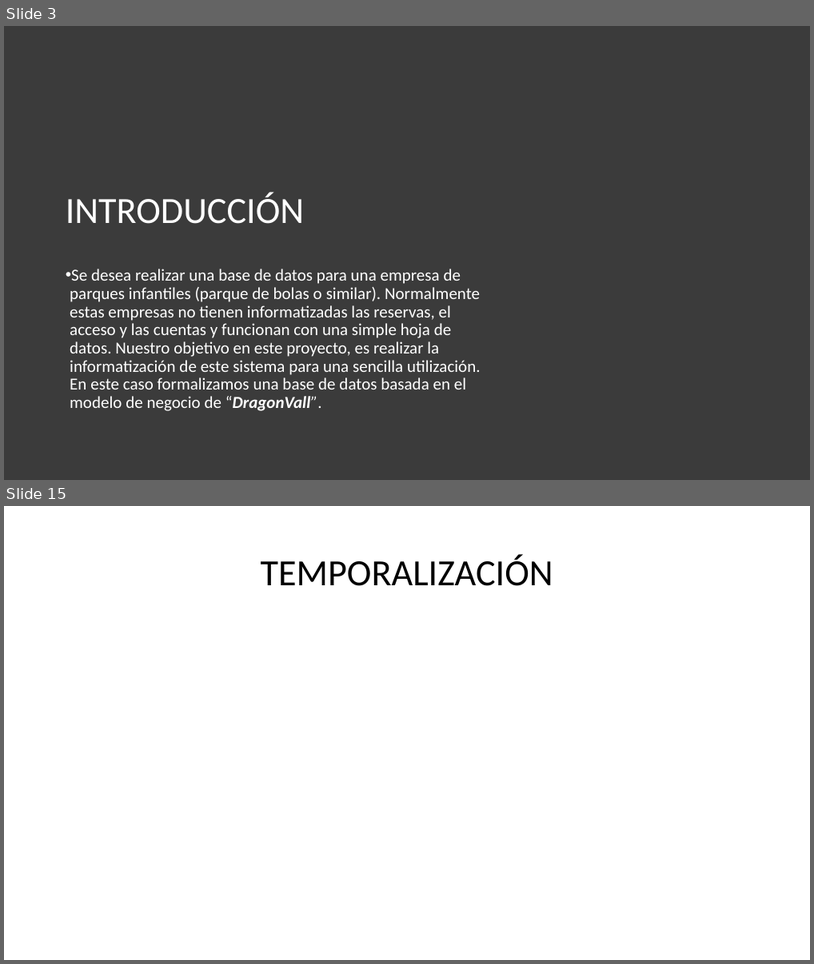
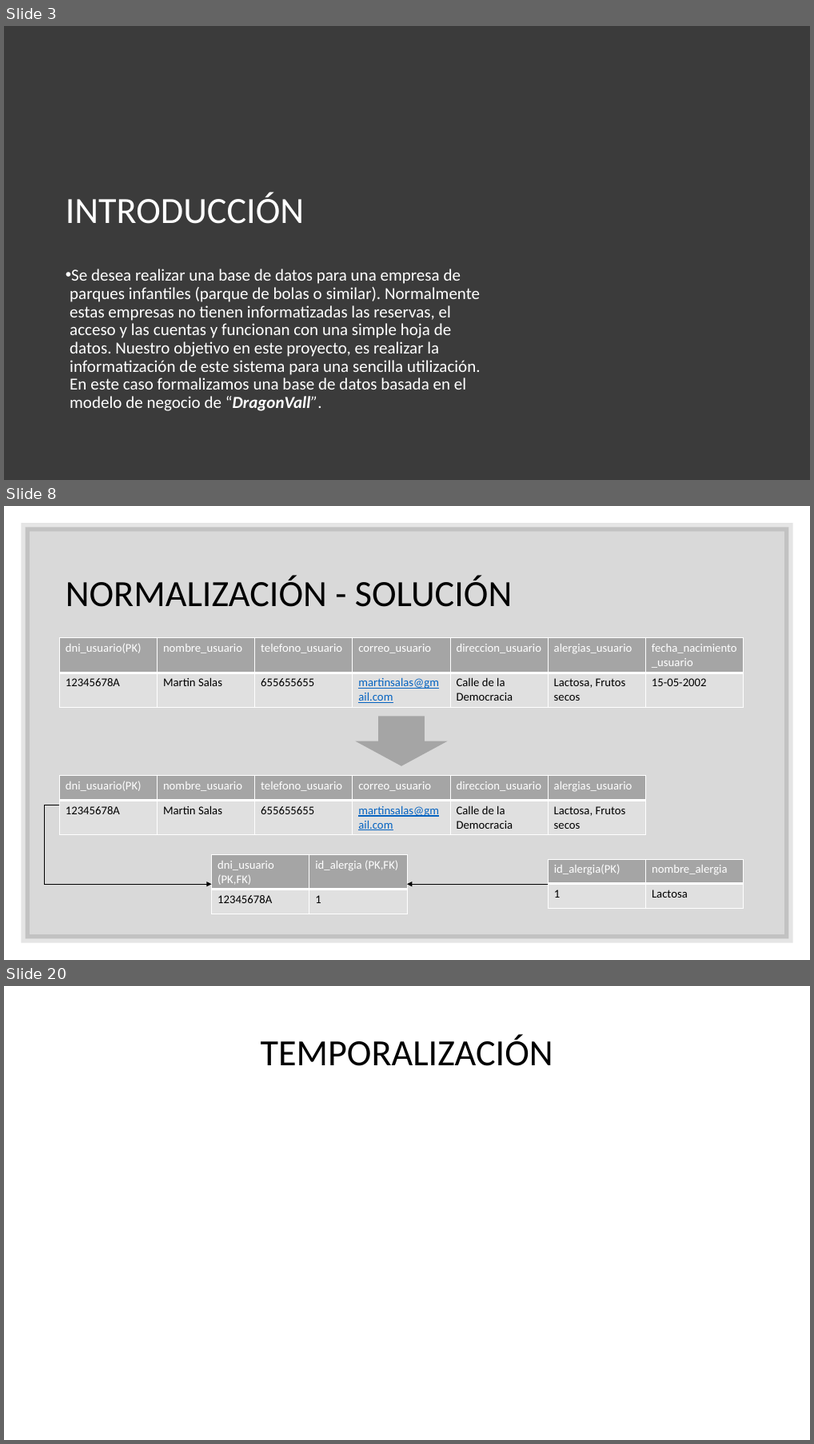
Before and after one commit to maraloeDev/Proyecto-de-Bases-de-Datos, a slide deck: Defensa proyecto intermodular.pptx. Shown one above the other, each under a label of ours: slides 3 and 15 before the commit, slides 3, 8 and 20 after it; the slides between them are not shown. The pictures are 814x964 and 814x1444 pixels, drawn with LibreOffice and Linux fonts; fonts in the diff are those of the drawing; background and template pictures are left out. Boxes give left, top, right and bottom in pixels: in the first picture for what was removed or moved away, otherwise in the second. Text is boxed around its words. In the diff, an @@ line names an element or a change of style, - is before the commit and + after.

```diff
--- a/Defensa proyecto intermodular.pptx
+++ b/Defensa proyecto intermodular.pptx
@@ slide 8 added at [4, 506, 810, 960], background #FFFFFF @@
@@ rectangle added at [25, 527, 790, 939], fill #000000 at 15% opacity, outline #000000 10 pt @@
@@ title added at [66, 575, 512, 607], 44 pt, text #000000 @@
+NORMALIZACIÓN - SOLUCIÓN
@@ table added at [60, 638, 746, 706], 2 rows, 7 columns @@
+dni_usuario(PK) | nombre_usuario | telefono_usuario | correo_usuario | direccion_usuario | alergias_usuario | fecha_nacimiento_usuario
+12345678A | Martin Salas | 655655655 | martinsalas@gmail.com | Calle de la Democracia | Lactosa, Frutos secos | 15-05-2002
@@ down arrow added at [355, 716, 448, 765], fill #A5A5A5 @@
@@ table added at [60, 776, 648, 834], 2 rows, 6 columns @@
+dni_usuario(PK) | nombre_usuario | telefono_usuario | correo_usuario | direccion_usuario | alergias_usuario
+12345678A | Martin Salas | 655655655 | martinsalas@gmail.com | Calle de la Democracia | Lactosa, Frutos secos
@@ elbow arrow added from (60, 805) to (211, 884), #000000 0.5 pt @@
@@ table added at [211, 855, 407, 913], 2 rows, 2 columns @@
+dni_usuario (PK,FK) | id_alergia (PK,FK)
+12345678A | 1
@@ table added at [549, 860, 745, 908], 2 rows, 2 columns @@
+id_alergia(PK) | nombre_alergia
+1 | Lactosa
@@ elbow arrow added from (549, 884) to (407, 884), #000000 0.5 pt @@
@@ what was slide 15 is now slide 20 @@
```
Also in this commit, not shown: 6 slides changed, 9 other slides added, 5 slides removed.
